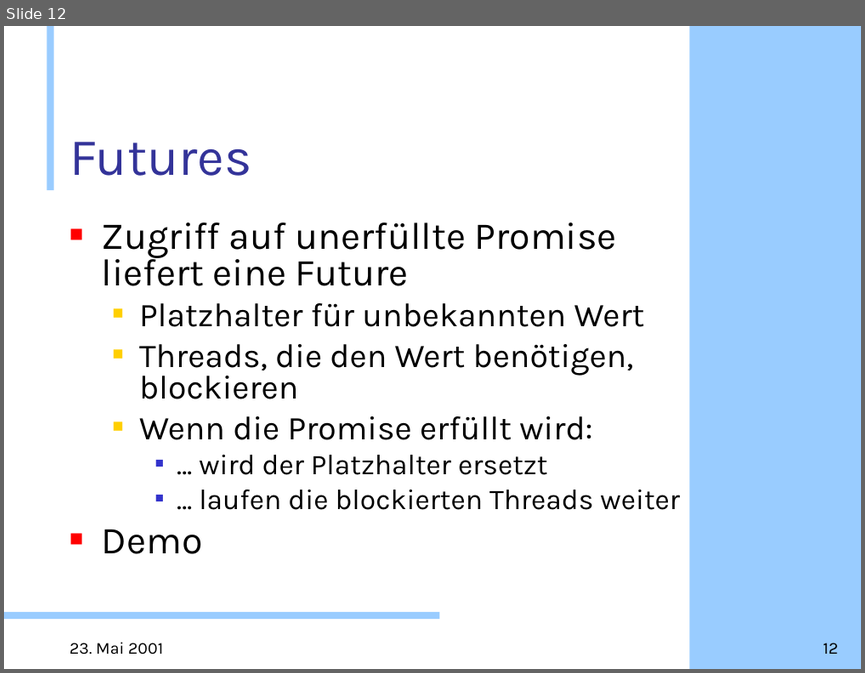
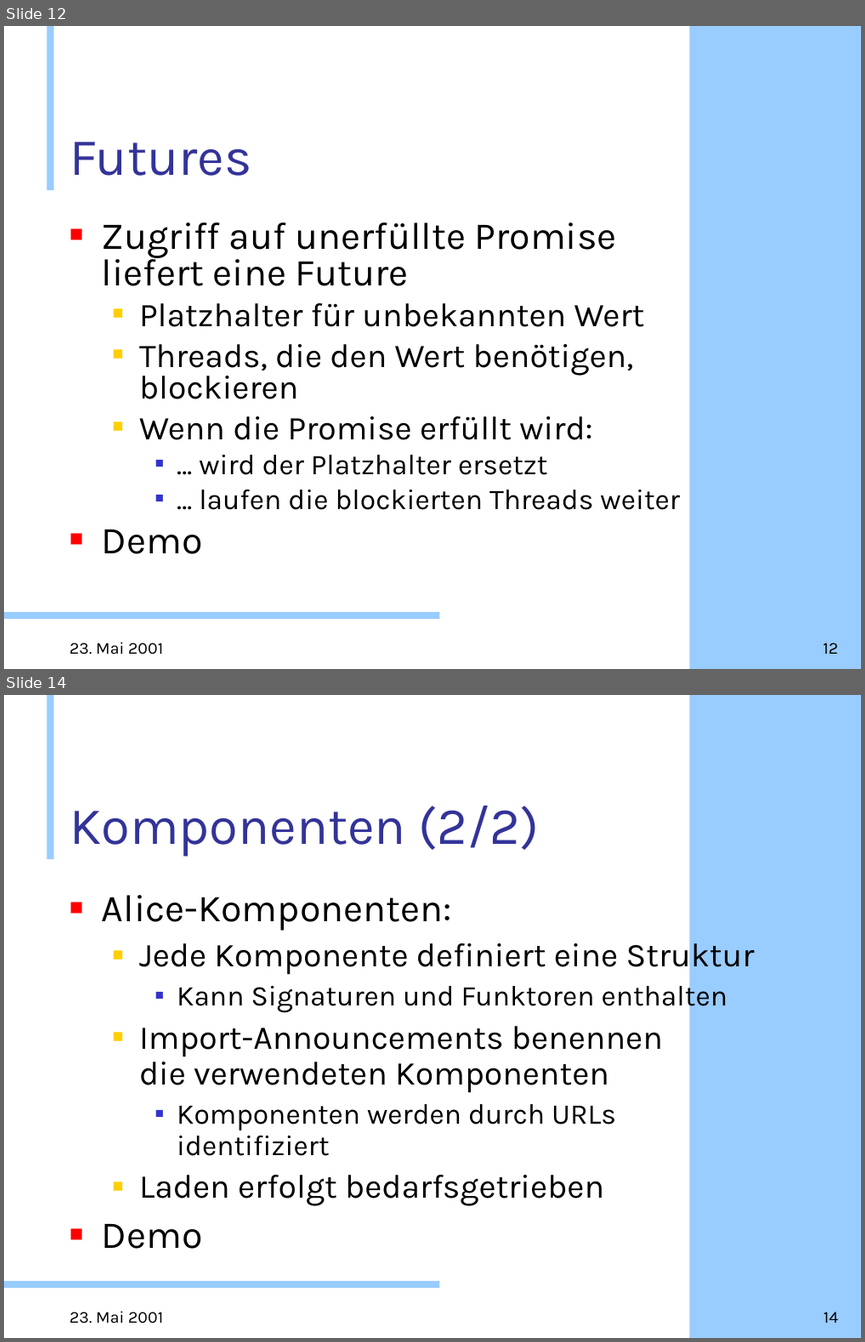
Before and after one commit to doublec/aliceml-abandoned, a slide deck: doc/presentations/Web-Projekt.ppt. Shown one above the other, each under a label of ours: slide 12 before the commit, slides 12 and 14 after it; the slides between them are not shown. The pictures are 865x673 and 865x1342 pixels, drawn with LibreOffice and Linux fonts; fonts in the diff are those of the drawing; background and template pictures are left out. Boxes give left, top, right and bottom in pixels: in the first picture for what was removed or moved away, otherwise in the second. Text is boxed around its words. In the diff, an @@ line names an element or a change of style, - is before the commit and + after.

Commit message:
Moo

```diff
--- a/doc/presentations/Web-Projekt.ppt
+++ b/doc/presentations/Web-Projekt.ppt
@@ slide 14 added at box(4, 695, 861, 1338), background #FFFFFF; not listed: 3 template elements that a slide beside it also shows @@
@@ title added at box(69, 805, 540, 857), 44 pt, text #333399 @@
+Komponenten (2/2)
@@ text added at box(102, 895, 755, 1248), 28 pt, text #000000 @@
+■ Alice-Komponenten:
+  ■ Jede Komponente definiert eine Struktur
+    ■ Kann Signaturen und Funktoren enthalten
+  ■ Import-Announcements benennen
+    die verwendeten Komponenten
+    ■ Komponenten werden durch URLs
+      identifiziert
+  ■ Laden erfolgt bedarfsgetrieben
+■ Demo
@@ text added at box(69, 1310, 163, 1323), 14 pt, text #000000 @@
+23. Mai 2001
@@ page number added at box(823, 1311, 838, 1322), 14 pt, text #000000 @@
+14
```
Also in this commit, not shown: 4 slides changed, 1 other slide added.
